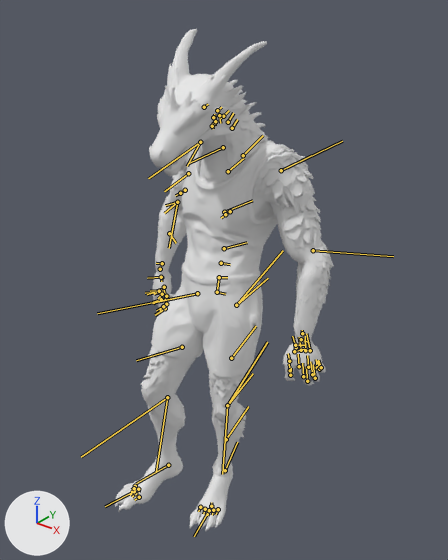
An edit to the glTF model public/models/Dragonborn_Male_Idle.glb, drawn before and after from the same camera.
Both versions are drawn from a camera (50 mm lens) standing at (64.8, -80.4, 105.2) and looking at (-0.2, 0.9, 54.9). The axes (+X, +Y, +Z) are drawn at lower left. The lights are the same throughout. The older version comes first. Both versions are drawn at frame 25 of the action 'badass-idle-626441'; the numbers are the values there. The bones that change, and the others that lie on the model, are drawn over the model as lines.
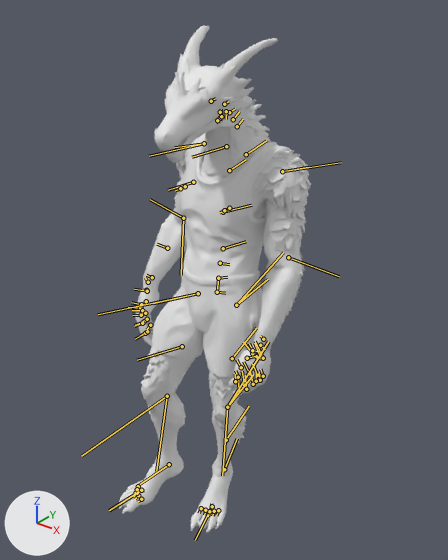
Where the change shows, as pixel boxes (x1, y1, x2, y2) in the pictures (448 x 560 px):
'default', posed (12% narrower)
    before: (115, 29, 334, 532)
    after: (119, 25, 311, 533)
bone 'pelvis', root to tip
    before: (217, 292) to (225, 294)
    after: (217, 292) to (225, 293)
bone 'spine_02', root to tip
    before: (221, 263) to (230, 264)
    after: (220, 263) to (229, 264)
bone 'spine_03', root to tip
    before: (224, 248) to (247, 242)
    after: (223, 248) to (246, 241)
bone 'spine_04', root to tip
    before: (224, 212) to (252, 200)
    after: (223, 212) to (251, 205)
bone 'clavicle_l', root to tip
    before: (243, 155) to (263, 135)
    after: (246, 154) to (266, 140)
bone 'upperarm_l', root to tip
    before: (281, 170) to (342, 141)
    after: (282, 171) to (341, 162)
bone 'lowerarm_l', root to tip
    before: (313, 250) to (393, 256)
    after: (288, 257) to (339, 276)
bone 'middle_01_l', root to tip
    before: (299, 366) to (298, 354)
    after: (249, 373) to (243, 361)
bone 'index_01_l', root to tip
    before: (289, 361) to (288, 353)
    after: (241, 367) to (236, 359)
bone 'ring_01_l', root to tip
    before: (308, 367) to (307, 355)
    after: (257, 375) to (252, 364)
bone 'pinky_01_l', root to tip
    before: (317, 367) to (316, 359)
    after: (263, 376) to (260, 369)
bone 'cc_base_l_upperarmtwist01', root to tip
    before: (281, 170) to (311, 155)
    after: (282, 171) to (309, 167)
bone 'clavicle_r', root to tip
    before: (223, 147) to (189, 163)
    after: (226, 146) to (192, 157)
bone 'upperarm_r', root to tip
    before: (200, 142) to (148, 178)
    after: (204, 143) to (149, 156)
bone 'cc_base_r_upperarmtwist01', root to tip
    before: (200, 142) to (187, 166)
    after: (204, 143) to (174, 147)
bone 'cc_base_r_upperarmtwist02', root to tip
    before: (188, 173) to (164, 191)
    after: (193, 182) to (168, 190)
bone 'lowerarm_r', root to tip
    before: (177, 202) to (164, 213)
    after: (183, 218) to (150, 199)
bone 'cc_base_r_forearmtwist02', root to tip
    before: (169, 233) to (176, 243)
    after: (167, 248) to (157, 244)
bone 'middle_01_r', root to tip
    before: (157, 292) to (145, 293)
    after: (140, 308) to (128, 307)
bone 'ring_01_r', root to tip
    before: (157, 291) to (147, 294)
    after: (142, 310) to (132, 310)
bone 'index_01_r', root to tip
    before: (160, 290) to (150, 291)
    after: (141, 304) to (131, 302)
bone 'pinky_01_r', root to tip
    before: (159, 291) to (154, 294)
    after: (145, 313) to (140, 314)
bone 'thigh_l', root to tip
    before: (236, 305) to (283, 250)
    after: (236, 305) to (283, 252)
bone 'calf_l', root to tip
    before: (227, 405) to (267, 342)
    after: (227, 407) to (268, 341)
bone 'foot_l', root to tip
    before: (225, 470) to (237, 442)
    after: (224, 469) to (237, 438)
bone 'thigh_r', root to tip
    before: (197, 293) to (97, 313)
    after: (198, 293) to (98, 314)
bone 'calf_r', root to tip
    before: (167, 397) to (81, 457)
    after: (167, 396) to (81, 456)
bone 'foot_r', root to tip
    before: (168, 465) to (136, 483)
    after: (169, 464) to (138, 485)

The edits, one by one:
Bone 'pelvis' (bone_pelvis) turns from (-1, -3, 7) to (-1, -3, 4) degrees about its own x, y and z.
Bone 'spine_02' (bone_spine_02) turns from (-2, -1, 12) to (-2, -1, 14) degrees about its own x, y and z.
Bone 'spine_03' (bone_spine_03) turns from (0, 0, -14) to (0, 0, -15) degrees about its own x, y and z.
Bone 'spine_04' (bone_spine_04) turns from (-3, 13, -18) to (-3, 13, -10) degrees about its own x, y and z.
Bone 'clavicle_l' (bone_clavicle_l) turns from (1, -5, 15) to (0, -3, 15) degrees about its own x, y and z.
Bone 'upperarm_l' (bone_upperarm_l) turns from (21, 10, -15) to (17, 24, -16) degrees about its own x, y and z.
Bone 'lowerarm_l' (bone_lowerarm_l) turns from (17, 13, 12) to (-5, 2, 11) degrees about its own x, y and z.
Bone 'middle_01_l' (bone_middle_01_l) turns from (7, -14, -10) to (5, -5, -8) degrees about its own x, y and z.
Bone 'index_01_l' (bone_index_01_l) turns from (9, -4, -16) to (10, -9, -13) degrees about its own x, y and z.
Bone 'ring_01_l' (bone_ring_01_l) turns from (-2, -8, -3) to (-4, 2, -5) degrees about its own x, y and z.
Bone 'pinky_01_l' (bone_pinky_01_l) turns from (22, -6, 16) to (19, 13, 10) degrees about its own x, y and z.
Bone 'cc_base_l_upperarmtwist01' (bone_cc_base_l_upperarmtwist01) turns from (-1, 0, 0) to (-6, 0, 0) degrees about its own x, y and z.
Bone 'clavicle_r' (bone_clavicle_r) turns from (0, 1, 13) to (-2, 2, 12) degrees about its own x, y and z.
Bone 'upperarm_r' (bone_upperarm_r) turns from (21, 16, -13) to (17, 30, -14) degrees about its own x, y and z.
Bone 'cc_base_r_upperarmtwist01' (bone_cc_base_r_upperarmtwist01) turns from (16, 0, 0) to (-6, 0, 0) degrees about its own x, y and z.
Bone 'cc_base_r_upperarmtwist02' (bone_cc_base_r_upperarmtwist02) turns from (-16, 0, 0) to (6, 0, 0) degrees about its own x, y and z.
Bone 'lowerarm_r' (bone_lowerarm_r) turns from (8, 18, 9) to (-7, 3, 8) degrees about its own x, y and z.
Bone 'cc_base_r_forearmtwist02' (bone_cc_base_r_forearmtwist02) turns from (6, 0, 0) to (-3, 0, 0) degrees about its own x, y and z.
Bone 'middle_01_r' (bone_middle_01_r) turns from (6, -10, -13) to (5, -5, -9) degrees about its own x, y and z.
Bone 'ring_01_r' (bone_ring_01_r) turns from (0, -6, -3) to (-4, 2, -5) degrees about its own x, y and z.
Bone 'index_01_r' (bone_index_01_r) turns from (10, -1, -12) to (10, -10, -12) degrees about its own x, y and z.
Bone 'pinky_01_r' (bone_pinky_01_r) turns from (25, -2, 10) to (18, 15, 6) degrees about its own x, y and z.
Bone 'thigh_l' (bone_thigh_l) turns from (13, 13, -10) to (13, 12, -7) degrees about its own x, y and z.
Bone 'calf_l' (bone_calf_l) turns from (-6, -2, 2) to (-6, 0, -1) degrees about its own x, y and z.
Bone 'foot_l' (bone_foot_l) turns from (0, -7, 13) to (1, -8, 7) degrees about its own x, y and z.
Bone 'thigh_r' (bone_thigh_r) turns from (2, -10, 5) to (2, -11, 6) degrees about its own x, y and z.
Bone 'calf_r' (bone_calf_r) turns from (-6, -2, -11) to (-6, -1, -11) degrees about its own x, y and z.
Bone 'foot_r' (bone_foot_r) turns from (10, 8, 9) to (11, 7, 0) degrees about its own x, y and z.
